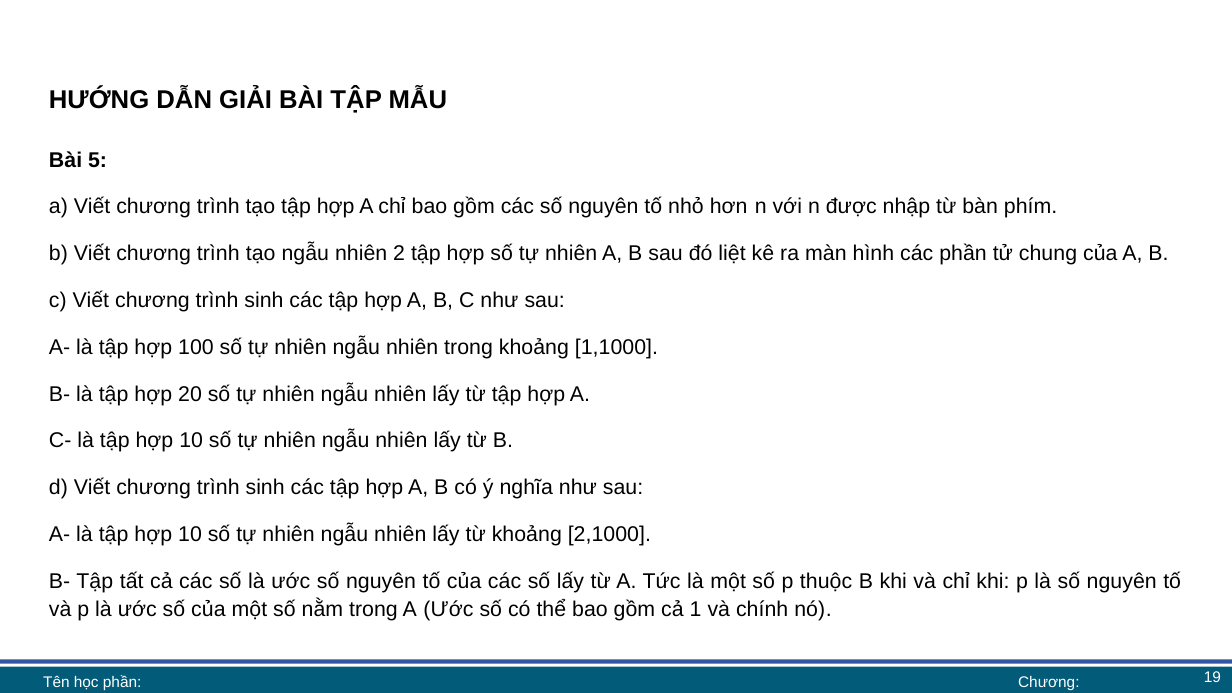
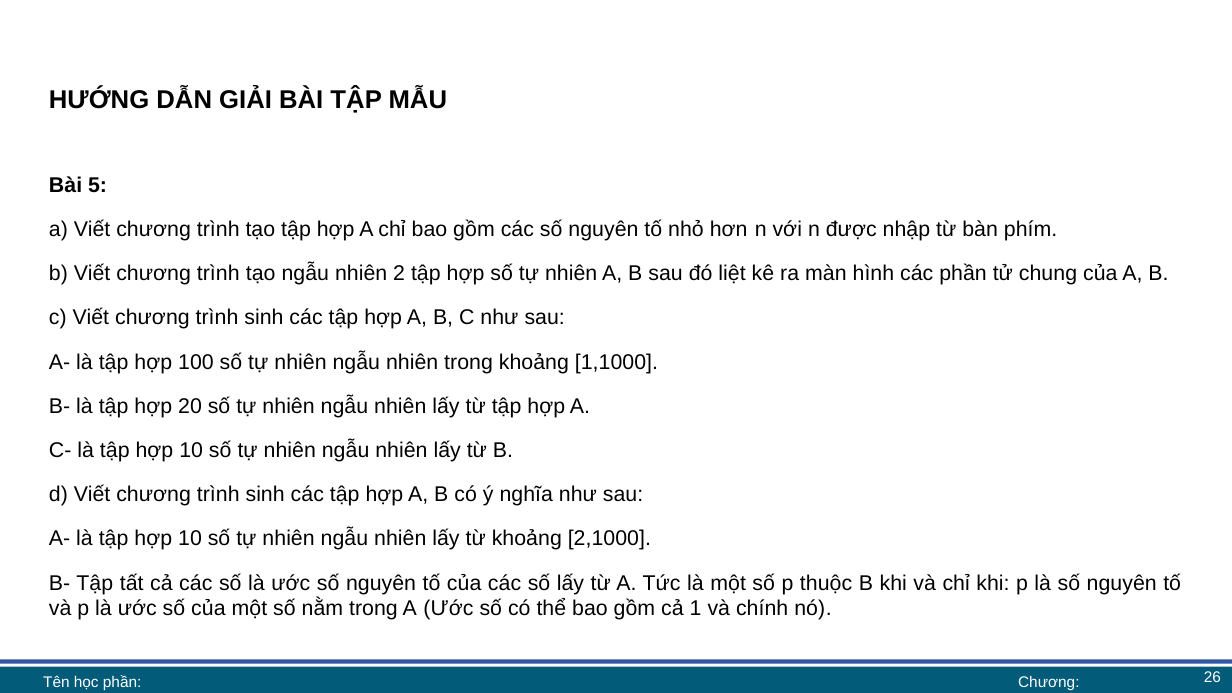
Before and after one commit to lhaaaaa/17A2-Ca-chieu, a slide deck: slide 26 of Lab 6 + 7/Lab 7 bài giảng.pptx (slide 19 before the commit). Drawn at 1232x693 pixels with LibreOffice and Linux fonts; fonts in the diff are those of the drawing; background and template pictures are left out. Boxes give left, top, right and bottom in pixels: in the first picture for what was removed or moved away, otherwise in the second. Text is boxed around its words. In the diff, an @@ line names an element or a change of style, - is before the commit and + after.

```diff
--- a/Lab 6 + 7/Lab 7 bài giảng.pptx
+++ b/Lab 6 + 7/Lab 7 bài giảng.pptx
@@ text "Bài 5:": place and size @@
-text "Bài 5:" at box(49, 151, 1181, 621)
+text "Bài 5:" at box(49, 176, 1181, 620)
@@ text "Bài 5:" at box(49, 176, 1181, 620): line spacing 1.1 to 1 @@
@@ page number at box(1204, 671, 1221, 682): text changed @@
-19
+26
```
Also in this commit, not shown: 8 other slides changed, 7 slides added, 1 other file.
